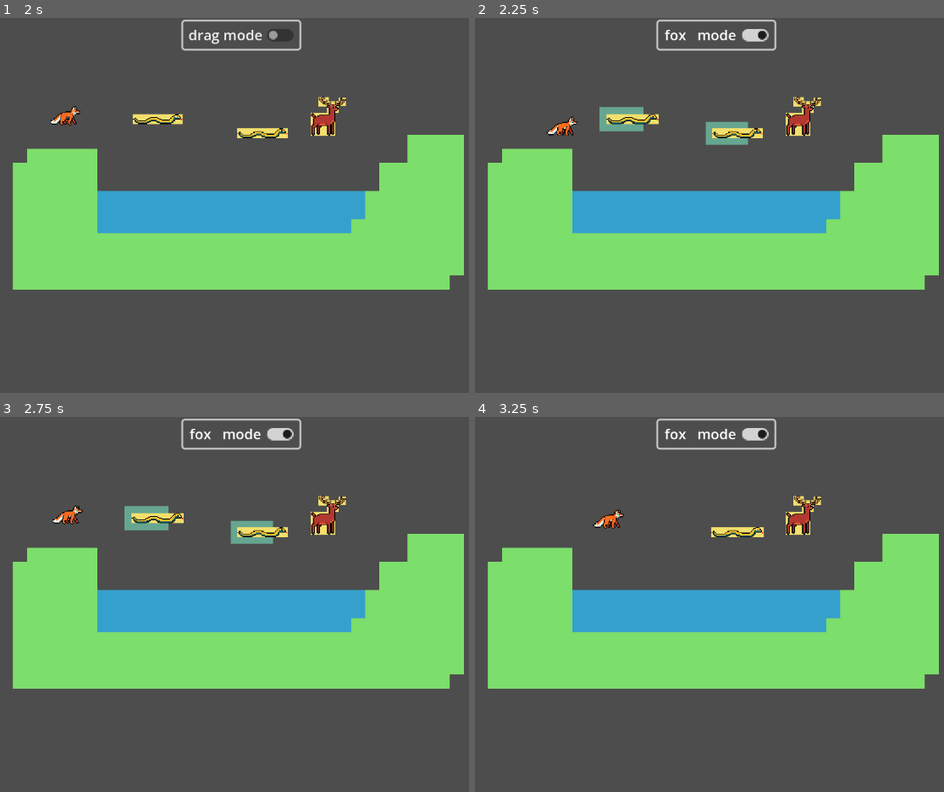
Above: before the commit, frames 1-4 (two rows, left to right).
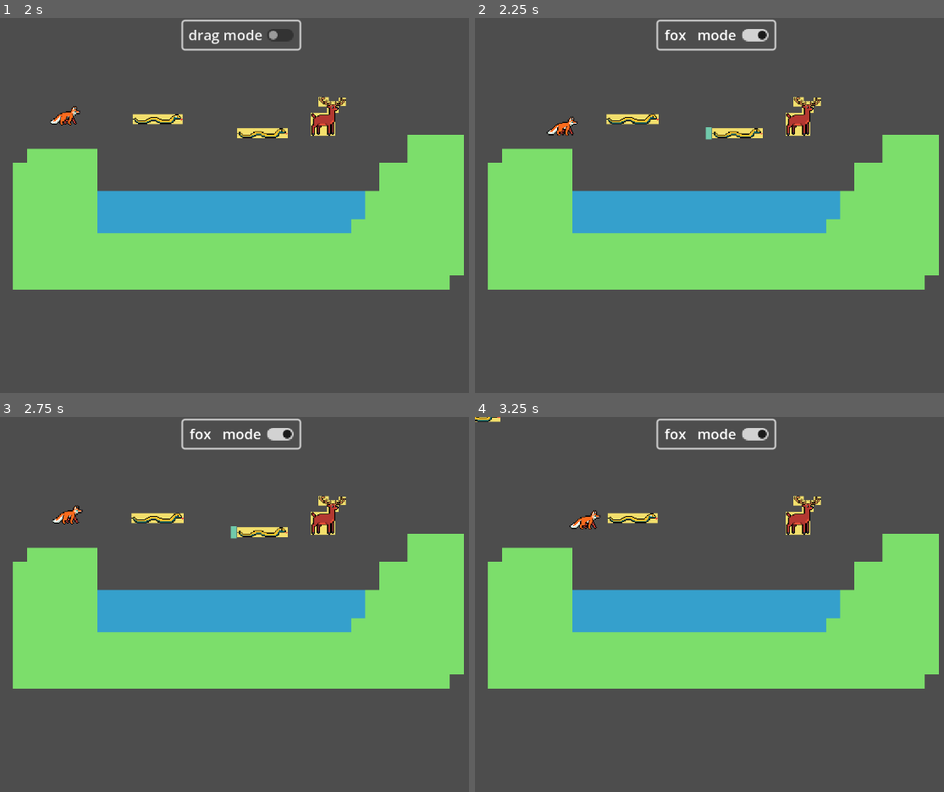
Above: after the commit, the same moments.

Repository: mango-gremlin/arch-enemies
Game: Godot game, scene res://world.tscn
The game is run twice, just before and just after one commit, with the same random seed, the same clock (stepped at 60 frames per second) and the same inputs.
Inputs (mouse positions are in pixels of both pictures, inside the frame that each line leads up to):
- Up to frame 1 (2 s): click "drag mode" at 0.5 s; click "fox mode" at 1.25 s
- Up to frame 2 (2.25 s): tap Enter at 2 s; move the mouse to (634, 119) at 2.02 s; press the mouse at (634, 119) at 2.03 s; hold D (right) from 2.03 s (still down)
- Up to frame 3 (2.75 s): keep holding D (right); tap Space (jump) at 2.27 s
- Up to frame 4 (3.25 s): keep holding D (right); move the mouse to (737, 533) at 2.77 s; release the mouse at (737, 533) at 2.78 s; click (737, 533) at 2.85 s; tap Space (jump) at 3.02 s

Frame 1 is identical in both runs. In frame 2, 0.8% of the frame differs, in the area x 26-59%, y 23-34%; in frame 3, 0.8%; in frame 4, 1.0%, in the area x 0-62%, y 0-33%.

Commit message:
Added current prototype with rudimentary drag and drop which still has some issues

Diff:
--- a/testing_area/prototype_testing/MarcelRaffaelKatjaGlenn_BridgeNoGridPrototype1/Frankenstein/DragObject.gd
+++ b/testing_area/prototype_testing/MarcelRaffaelKatjaGlenn_BridgeNoGridPrototype1/Frankenstein/DragObject.gd
@@ -21,6 +21,7 @@
 			offset = get_global_mouse_position() - self.global_position
 			self.is_dragging = true
 			Global.something_is_being_dragged = true
+			Global.currently_dragging = self.get_name()
 			#print("click")
 
 		if Input.is_action_pressed("click"):
@@ -32,6 +33,7 @@
 		elif Input.is_action_just_released("click"):
 			self.is_dragging = false
 			Global.something_is_being_dragged = false
+			Global.currently_dragging = null
 
 			var tween = get_tree().create_tween()
 
@@ -66,24 +68,37 @@
 		self.draggable = false
 		self.scale = Vector2(1, 1)
 
-func _on_area_2d_area_entered(area):
-	inside_object = true
-	#print("nooooooo")
 
-func _on_area_2d_area_exited(area):
-	inside_object = false
-	#print("yeeeeeeees")
+#func _on_area_2d_area_entered(area):
+#	inside_object = true
+#	#print("nooooooo")
+#
+#func _on_area_2d_area_exited(area):
+#	inside_object = false
+#	#print("yeeeeeeees")
+
+#
+#func _on_allowed_snake_area_body_entered(body):
+#	if body.is_in_group('dropable') && not is_dragging:
+#		is_inside_dropable = true
+#		$allowed_snake_area.modulate = Color(Color.AQUAMARINE, 0.5)
+#		body_ref = body
+#		print("color changed")
+#
+#
+#func _on_allowed_snake_area_body_exited(body):
+#	if body.is_in_group('dropable') && not is_dragging:
+#		is_inside_dropable = false
+#		$allowed_snake_area.modulate = Color(Color.PALE_GREEN, 0.7)
 
 
-func _on_allowed_snake_area_body_entered(body):
+func _on_snake_body_entered(body:StaticBody2D):
 	if body.is_in_group('dropable'):
 		is_inside_dropable = true
-		$allowed_snake_area.modulate = Color(Color.AQUAMARINE, 0.5)
+		body.modulate = Color(Color.CORNFLOWER_BLUE, 1)
 		body_ref = body
-		print("color changed")
 
-
-func _on_allowed_snake_area_body_exited(body):
+func _on_snake_body_exited(body):
 	if body.is_in_group('dropable'):
 		is_inside_dropable = false
-		$allowed_snake_area.modulate = Color(Color.PALE_GREEN, 0.7)
+		body.modulate = Color(Color.AQUAMARINE, 0.7)
--- a/testing_area/prototype_testing/MarcelRaffaelKatjaGlenn_BridgeNoGridPrototype1/Frankenstein/allowed_snake_area.gd
+++ b/testing_area/prototype_testing/MarcelRaffaelKatjaGlenn_BridgeNoGridPrototype1/Frankenstein/allowed_snake_area.gd
@@ -1,4 +1,4 @@
-extends Area2D
+extends StaticBody2D
 
 
 # Called when the node enters the scene tree for the first time.
@@ -8,7 +8,7 @@
 
 # Called every frame. 'delta' is the elapsed time since the previous frame.
 func _process(delta):
-	if Global.something_is_being_dragged:
+	if Global.something_is_being_dragged && self.get_parent().get_name() != Global.currently_dragging:
 		visible = true
 	else:
 		visible = false
--- a/testing_area/prototype_testing/MarcelRaffaelKatjaGlenn_BridgeNoGridPrototype1/Frankenstein/global.gd
+++ b/testing_area/prototype_testing/MarcelRaffaelKatjaGlenn_BridgeNoGridPrototype1/Frankenstein/global.gd
@@ -4,3 +4,4 @@
 #var is_dragging = false
 var drag_mode = true
 var something_is_being_dragged = false
+var currently_dragging
--- a/testing_area/prototype_testing/MarcelRaffaelKatjaGlenn_BridgeNoGridPrototype1/Frankenstein/snek2.tscn
+++ b/testing_area/prototype_testing/MarcelRaffaelKatjaGlenn_BridgeNoGridPrototype1/Frankenstein/snek2.tscn
@@ -8,9 +8,9 @@
 size = Vector2(57, 12.5)
 
 [sub_resource type="RectangleShape2D" id="RectangleShape2D_lyvfn"]
-size = Vector2(48, 26)
+size = Vector2(7, 14)
 
-[node name="StaticBody2D" type="StaticBody2D" groups=["draggable", "dropable"]]
+[node name="snakeBod" type="StaticBody2D" groups=["draggable"]]
 script = ExtResource("1_gtwqh")
 
 [node name="Sprite2D" type="Sprite2D" parent="."]
@@ -24,23 +24,23 @@
 [node name="CollisionShape2D" type="CollisionShape2D" parent="snake"]
 shape = SubResource("RectangleShape2D_i2o3k")
 
-[node name="allowed_snake_area" type="Area2D" parent="." groups=["dropable"]]
+[node name="allowed_snake_area" type="StaticBody2D" parent="." groups=["dropable"]]
 script = ExtResource("3_fqrgl")
 
-[node name="CollisionShape2D" type="CollisionShape2D" parent="allowed_snake_area" groups=["dropable"]]
-position = Vector2(-12, 0)
+[node name="CollisionShape2D" type="CollisionShape2D" parent="allowed_snake_area"]
+position = Vector2(-32.5, 0)
 shape = SubResource("RectangleShape2D_lyvfn")
 
 [node name="ColorRect" type="ColorRect" parent="allowed_snake_area"]
 z_index = -1
 offset_left = -36.0
-offset_top = -13.0
-offset_right = 12.0
-offset_bottom = 13.0
+offset_top = -7.0
+offset_right = -29.0
+offset_bottom = 7.0
 
 [connection signal="area_entered" from="snake" to="." method="_on_area_2d_area_entered"]
 [connection signal="area_exited" from="snake" to="." method="_on_area_2d_area_exited"]
+[connection signal="body_entered" from="snake" to="." method="_on_snake_body_entered"]
+[connection signal="body_exited" from="snake" to="." method="_on_snake_body_exited"]
 [connection signal="mouse_entered" from="snake" to="." method="_on_area_2d_mouse_entered"]
 [connection signal="mouse_exited" from="snake" to="." method="_on_area_2d_mouse_exited"]
-[connection signal="body_entered" from="allowed_snake_area" to="." method="_on_allowed_snake_area_body_entered"]
-[connection signal="body_exited" from="allowed_snake_area" to="." method="_on_allowed_snake_area_body_exited"]
